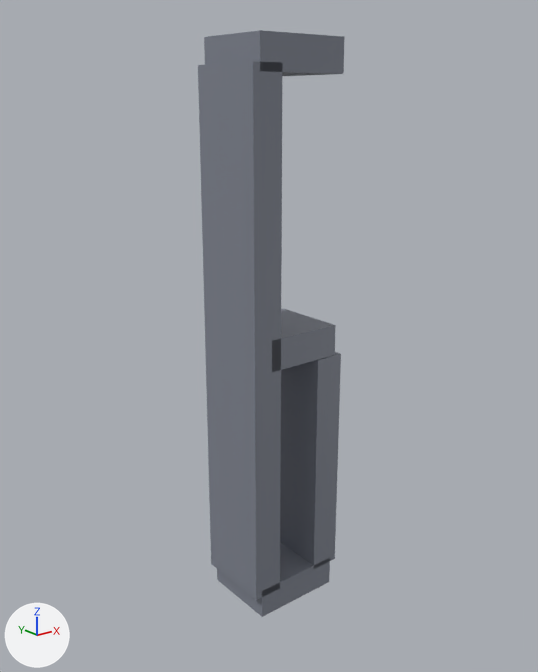
A saved change to the glTF model app/src/main/assets/models/digit_6.glb.
Rendered twice from a 50 mm camera at (-4.18, -5.27, 2.45) aimed at (0.07, 0.05, 0.32). Lighting does not change. The marker at lower left points along +X, +Y and +Z. The first picture is the older version. Where no turn or scale is listed for an object, it has been applied to the vertices.

Objects in the first picture: 'geometry_0'.
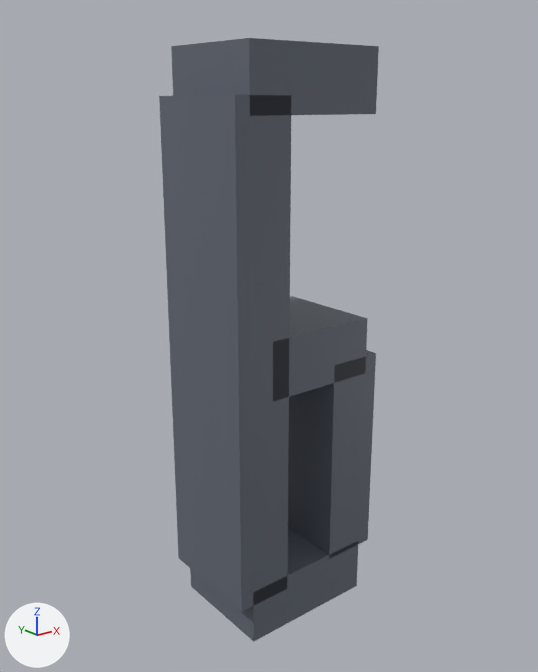
Location of each change, [x1, y1, x2, y2] in pixels of the pictures (538 x 672 px; the box of a moved part takes in the faces that stretch with it):
```json
{"object": "geometry_0", "change": "reshaped, recoloured", "before": [198, 30, 344, 617], "after": [159, 38, 379, 642], "on screen": "50% wider"}
{"part": 1, "of": "me_geometry_0", "change": "moved or reshaped", "before": [204, 30, 344, 76], "after": [171, 38, 379, 116]}
{"part": 2, "of": "me_geometry_0", "change": "moved or reshaped", "before": [198, 61, 283, 600], "after": [159, 95, 292, 612]}
{"part": 3, "of": "me_geometry_0", "change": "moved or reshaped", "before": [217, 543, 330, 617], "after": [190, 528, 358, 642]}
{"part": 4, "of": "me_geometry_0", "change": "moved or reshaped", "before": [280, 352, 341, 569], "after": [288, 350, 376, 558]}
{"part": 5, "of": "me_geometry_0", "change": "moved or reshaped", "before": [272, 308, 336, 372], "after": [273, 296, 368, 401]}
{"part": 6, "of": "me_geometry_0", "change": "recoloured", "before": [198, 30, 344, 617], "after": [159, 38, 379, 642]}
```

Scene script edits in JSON lines:
```json
{"block": "me_geometry_0", "where": "# used by ob_geometry_0; location = (0.0, 0.0, 0.0)"}
{"op": "remove", "block": "me_geometry_0", "code": "me_geometry_0.from_pydata(...)  # 40 vertices, 60 faces; spans x -0.44..0.61, y -0.38..0.38, z -2.38..2.98"}
{"op": "add", "block": "me_geometry_0", "code": "me_geometry_0.from_pydata(...)  # 40 vertices, 60 faces; spans x -0.73..0.92, y -0.55..0.55, z -2.45..2.9"}
{"block": "me_geometry_0", "change": "me_geometry_0 part 1: the loose piece of 8 vertices spanning x -0.36..0.54, y -0.38..0.38, z 2.68..2.98 is scaled about its middle by (1.53, 1.42, 1.86), then moved by (0.01, 0.0, -0.2)"}
{"block": "me_geometry_0", "change": "me_geometry_0 part 2: the loose piece of 8 vertices spanning x -0.44..-0.14, y -0.38..0.38, z -2.16..2.75 is scaled about its middle by (1.86, 1.42, 0.927), then moved by (-0.17, 0.0, -0.07)"}
{"block": "me_geometry_0", "change": "me_geometry_0 part 3: the loose piece of 8 vertices spanning x -0.36..0.54, y -0.38..0.38, z -2.38..-2.09 is scaled about its middle by (1.53, 1.42, 1.86), then moved by (0.01, 0.0, 0.06)"}
{"block": "me_geometry_0", "change": "me_geometry_0 part 4: the loose piece of 8 vertices spanning x 0.31..0.61, y -0.38..0.38, z -2.13..0.14 is scaled about its middle by (1.86, 1.42, 0.912), then moved by (0.19, 0.0, 0.08)"}
{"block": "me_geometry_0", "change": "me_geometry_0 part 5: the loose piece of 8 vertices spanning x -0.24..0.53, y -0.38..0.38, z 0.15..0.45 is scaled about its middle by (1.49, 1.42, 1.86), then moved by (0.07, 0.0, -0.07)"}
{"block": "me_geometry_0", "change": "me_geometry_0 part 6: 60 faces centred in x -0.44..0.61, y -0.38..0.38, z -2.38..2.98 are repainted in the vertex colours; the middle colour goes from grey #808591 to grey #636975"}
```
